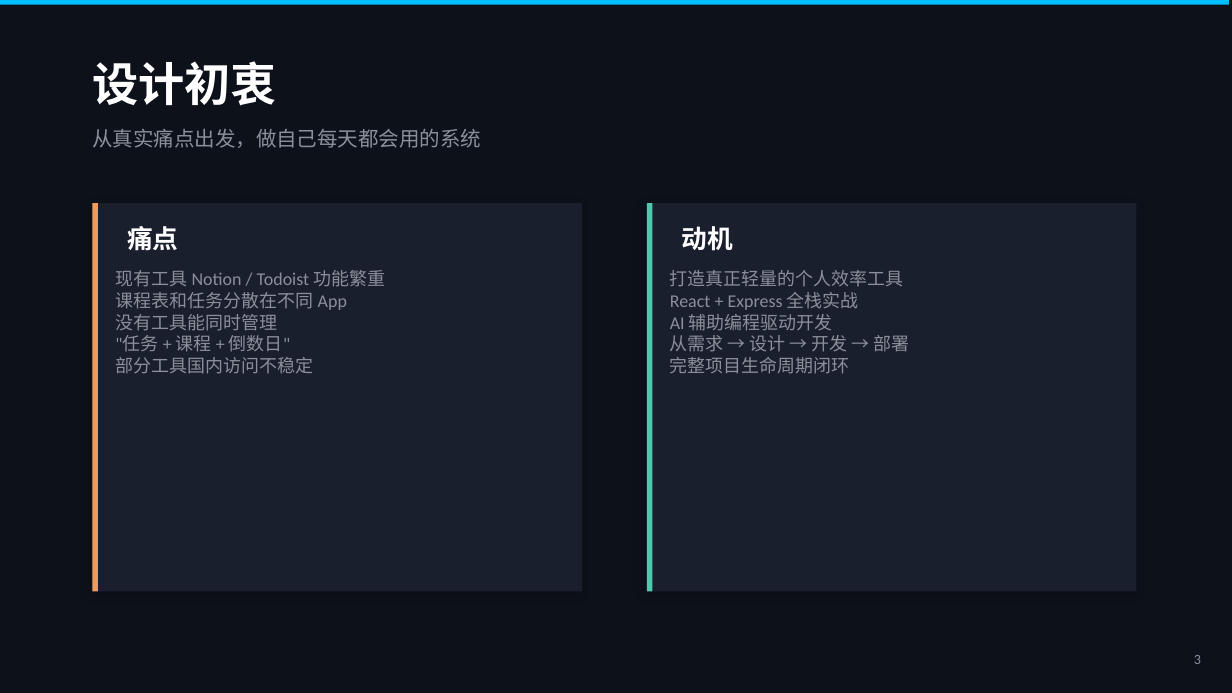
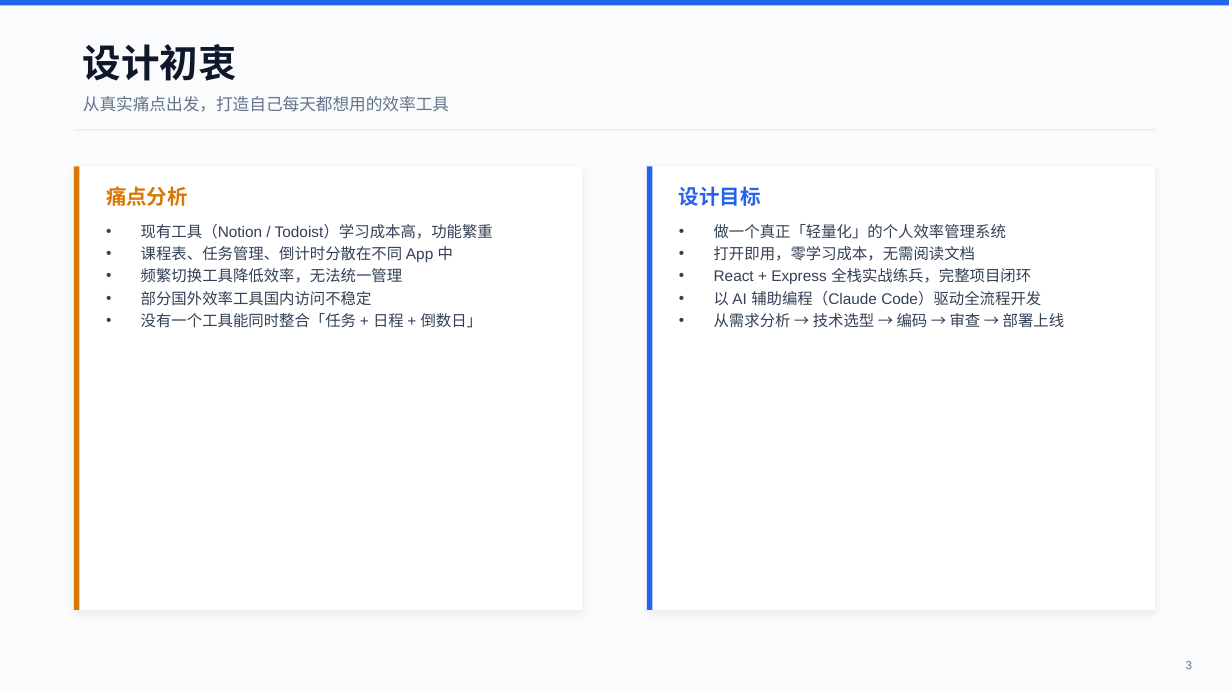
Before and after one commit to ct0307/task-management-system, a slide deck: slide 3 of ppt/轻量化任务管理系统_答辩PPT.pptx. Drawn at 1232x693 pixels with LibreOffice and Linux fonts; fonts in the diff are those of the drawing. Boxes give left, top, right and bottom in pixels: in the first picture for what was removed or moved away, otherwise in the second. Text is boxed around its words. In the diff, an @@ line names an element or a change of style, - is before the commit and + after.

```diff
--- a/ppt/轻量化任务管理系统_答辩PPT.pptx
+++ b/ppt/轻量化任务管理系统_答辩PPT.pptx
@@ background #0D111A to #FAFBFC @@
@@ rectangle at (0, 0, 1229, 6): fill #00BFFF to #2563EB @@
@@ text "设计初衷": place and size @@
-text "设计初衷" at (92, 61, 277, 106)
+text "设计初衷" at (83, 44, 237, 81)
@@ text "设计初衷" at (83, 44, 237, 81): size 36 to 30 pt, font Montserrat to Arial, text colour #FFFFFF to #0F172A @@
@@ text at (83, 96, 449, 112): text changed; size 16 to 13 pt; font Calibri to Arial; text colour #8A8F9A to #64748B @@
-从真实痛点出发，做自己每天都会用的系统
+从真实痛点出发，打造自己每天都想用的效率工具
@@ rectangle added at (74, 129, 1155, 130), fill #E2E8F0 @@
@@ rectangle: place and size @@
-rectangle at (92, 203, 582, 592)
+rectangle at (74, 166, 582, 610)
@@ rectangle at (74, 166, 582, 610): fill #1A1F2E to #FFFFFF; shadow changed @@
@@ rectangle: place and size @@
-rectangle at (92, 203, 98, 592)
+rectangle at (74, 166, 79, 610)
@@ rectangle at (74, 166, 79, 610): fill #F09B59 to #D97706 @@
@@ rectangle at (647, 166, 1155, 610): fill #1A1F2E to #FFFFFF; shadow changed @@
@@ rectangle: place and size @@
-rectangle at (647, 203, 1137, 592)
+rectangle at (647, 166, 1155, 610)
@@ rectangle: place and size @@
-rectangle at (647, 203, 653, 592)
+rectangle at (647, 166, 653, 610)
@@ rectangle at (647, 166, 653, 610): fill #4EC9B0 to #2563EB @@
@@ text at (106, 186, 188, 206): text changed; size 20 to 16 pt; font Montserrat to Arial; text colour #FFFFFF to #D97706 @@
-痛点
+痛点分析
@@ text added at (679, 186, 761, 206), 16 pt, text #2563EB, bold @@
+设计目标
@@ text at (141, 224, 493, 328): text changed; size 14 to 12 pt; font Calibri to Arial; text colour #8A8F9A to #334155 @@
-现有工具 Notion / Todoist 功能繁重
-课程表和任务分散在不同 App
-没有工具能同时管理
-"任务 + 课程 + 倒数日"
-部分工具国内访问不稳定
+• 现有工具（Notion / Todoist）学习成本高，功能繁重
+• 课程表、任务管理、倒计时分散在不同 App 中
+• 频繁切换工具降低效率，无法统一管理
+• 部分国外效率工具国内访问不稳定
+• 没有一个工具能同时整合「任务 + 日程 + 倒数日」
@@ text removed at (682, 226, 733, 251) @@
-动机
@@ text at (714, 224, 1065, 328): text changed; size 14 to 12 pt; font Calibri to Arial; text colour #8A8F9A to #334155 @@
-打造真正轻量的个人效率工具
-React + Express 全栈实战
-AI 辅助编程驱动开发
-从需求 → 设计 → 开发 → 部署
-完整项目生命周期闭环
+• 做一个真正「轻量化」的个人效率管理系统
+• 打开即用，零学习成本，无需阅读文档
+• React + Express 全栈实战练兵，完整项目闭环
+• 以 AI 辅助编程（Claude Code）驱动全流程开发
+• 从需求分析 → 技术选型 → 编码 → 审查 → 部署上线
@@ text "3": place and size @@
-text "3" at (1194, 655, 1201, 664)
+text "3" at (1186, 661, 1192, 669)
@@ text "3" at (1186, 661, 1192, 669): size 11 to 9 pt, font Calibri to Arial, text colour #8A8F9A to #64748B @@
```
Also in this commit, not shown: 9 other slides changed, 6 slides added, 2 slides removed, 7 other files.
